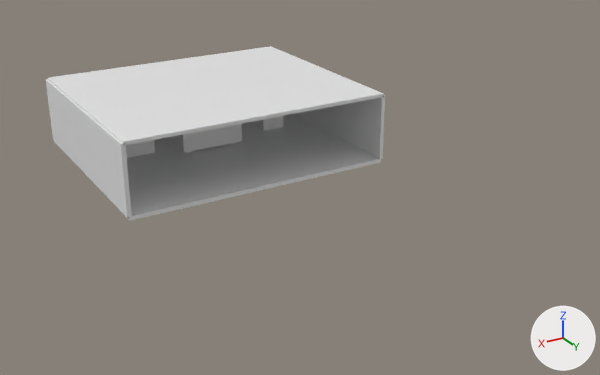
What one commit did to the glTF model web/public/models/hall/hall.glb.
The view is the same before and after, from a 50 mm camera at (25.6, 55.9, 22.9) aimed at (-2.0, 9.9, -0.1). Arrows for +X, +Y and +Z are at lower right; the lights stay in place. The first picture is the older version. Where no turn or scale is listed for an object, it has been applied to the vertices.

The first picture shows 'Ceiling', 'Floor', 'HotPool', 'WallLeft', 'WallRight' and 2 more.
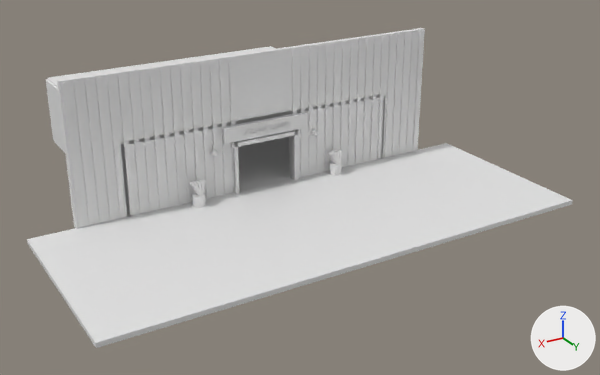
Changed parts and their boxes (x1, y1, x2, y2) in the pictures (600 x 375 px):
'Apron', added: after (27, 143, 573, 348)
'FacadePlanks', added: after (62, 31, 423, 227)
'FacadeRight', added: after (57, 55, 234, 229)
'FacadeLeft', added: after (289, 28, 425, 178)
'FacadeLintel', added: after (231, 47, 292, 126)
'FacadeSignBoard', added: after (223, 113, 307, 144)
'FacadeTrimT', added: after (231, 129, 299, 148)
'FacadeLeaves', added: after (190, 150, 343, 196)
'FacadeTrimL', added: after (290, 130, 298, 180)
'FacadePots', added: after (192, 162, 341, 208)
'FacadeTrimR', added: after (233, 142, 239, 194)
'FacadeSignText', added: after (243, 121, 290, 135)
'FacadeLamps', added: after (210, 130, 319, 156)
'Ceiling', unchanged, covered by the edit: before (47, 46, 384, 145); after (47, 46, 380, 144)
'Floor', unchanged, covered by the edit: before (55, 114, 381, 221); after (55, 137, 292, 191)
'WallRight', unchanged, covered by the edit: before (46, 79, 132, 217); after (46, 79, 131, 216)
'WallLeft', unchanged, covered by the edit: before (295, 95, 385, 159); after (381, 95, 385, 159)

Edits to the bpy script that builds the scene:
```text
Add me_cube_050:
    me_cube_050.from_pydata(...)  # a box spanning x -2.59..2.59, y 8.19..8.81, z 3.4..3.7
Add me_cube_049:
    me_cube_049.from_pydata(...)  # a box spanning x 2.2..2.46, y 8.19..8.81, z 0.0..3.7
Add me_cube_048:
    me_cube_048.from_pydata(...)  # a box spanning x -2.46..-2.2, y 8.19..8.81, z 0.0..3.7
Add me_text_1:
    me_text_1.from_pydata(...)  # 6193 vertices, 11260 faces; spans x -1.83..1.83, y -0.02..0.02, z 0.0..0.36
Add me_cube_051:
    me_cube_051.from_pydata(...)  # 56 vertices, 108 faces; spans x -3.2..3.2, y 8.61..8.83, z 3.8..4.85
Add me_cube_012_1:
    me_cube_012_1.from_pydata(...)  # a box spanning x 2.2..13.5, y 8.1..8.5, z 0.0..9.5
Add me_cylinder_1:
    me_cylinder_1.from_pydata(...)  # an 18-sided cylinder along z spanning x -5.81..-4.99, y 8.78..9.62, z 0.0..0.8; an 18-sided cylinder along z spanning x 4.99..5.81, y 8.78..9.62, z 0.0..0.8
Add me_cube_014:
    me_cube_014.from_pydata(...)  # 272 vertices, 408 faces; spans x -13.3..13.3, y 8.5..8.6, z 0.1..9.4
Add me_cube_013:
    me_cube_013.from_pydata(...)  # a box spanning x -2.2..2.2, y 8.1..8.5, z 3.4..9.5
Add me_cube_011_1:
    me_cube_011_1.from_pydata(...)  # a box spanning x -13.5..-2.2, y 8.1..8.5, z 0.0..9.5
Add me_cube_055:
    me_cube_055.from_pydata(...)  # 192 vertices, 288 faces; spans x -5.92..5.92, y 8.57..9.83, z 0.77..1.73
Add me_cone_1:
    me_cone_1.from_pydata(...)  # 96 vertices, 184 faces; spans x -0.3..8.1, y -0.3..0.3, z -0.13..0.13
Add me_cube_054:
    me_cube_054.from_pydata(...)  # a box spanning x -16.5..16.5, y 8.4..21.4, z -0.3..0.0
Add ob_facadetrimt:
    ob_facadetrimt = bpy.data.objects.new('FacadeTrimT', me_cube_050)
    ob_facadetrimt.location = (0.0, 0.0, 0.0)
Add ob_facadetrimr:
    ob_facadetrimr = bpy.data.objects.new('FacadeTrimR', me_cube_049)
    ob_facadetrimr.location = (0.0, 0.0, 0.0)
Add ob_facadetriml:
    ob_facadetriml = bpy.data.objects.new('FacadeTrimL', me_cube_048)
    ob_facadetriml.location = (0.0, 0.0, 0.0)
Add ob_facadesigntext:
    ob_facadesigntext = bpy.data.objects.new('FacadeSignText', me_text_1)
    ob_facadesigntext.location = (0.0, 8.86, 4.16)
Add ob_facadesignboard:
    ob_facadesignboard = bpy.data.objects.new('FacadeSignBoard', me_cube_051)
    ob_facadesignboard.location = (0.0, 0.0, 0.0)
Add ob_facaderight:
    ob_facaderight = bpy.data.objects.new('FacadeRight', me_cube_012_1)
    ob_facaderight.location = (0.0, 0.0, 0.0)
Add ob_facadepots:
    ob_facadepots = bpy.data.objects.new('FacadePots', me_cylinder_1)
    ob_facadepots.location = (0.0, 0.0, 0.0)
Add ob_facadeplanks:
    ob_facadeplanks = bpy.data.objects.new('FacadePlanks', me_cube_014)
    ob_facadeplanks.location = (0.0, 0.0, 0.0)
Add ob_facadelintel:
    ob_facadelintel = bpy.data.objects.new('FacadeLintel', me_cube_013)
    ob_facadelintel.location = (0.0, 0.0, 0.0)
Add ob_facadeleft:
    ob_facadeleft = bpy.data.objects.new('FacadeLeft', me_cube_011_1)
    ob_facadeleft.location = (0.0, 0.0, 0.0)
Add ob_facadeleaves:
    ob_facadeleaves = bpy.data.objects.new('FacadeLeaves', me_cube_055)
    ob_facadeleaves.location = (0.0, 0.0, 0.0)
Add ob_facadelamps:
    ob_facadelamps = bpy.data.objects.new('FacadeLamps', me_cone_1)
    ob_facadelamps.location = (-3.9, 8.72, 3.32)
Add ob_apron:
    ob_apron = bpy.data.objects.new('Apron', me_cube_054)
    ob_apron.location = (0.0, 0.0, 0.0)
```
